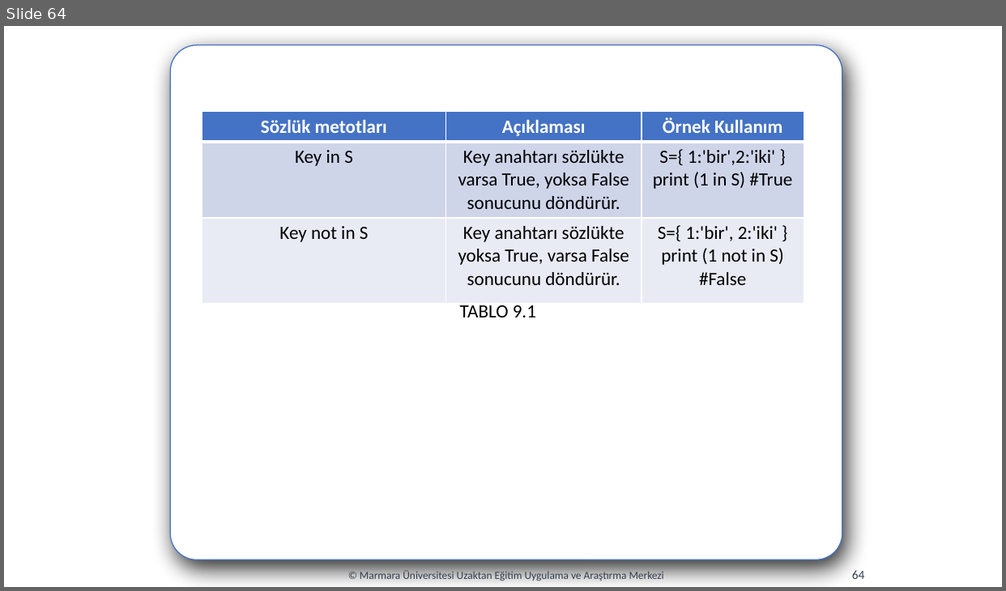
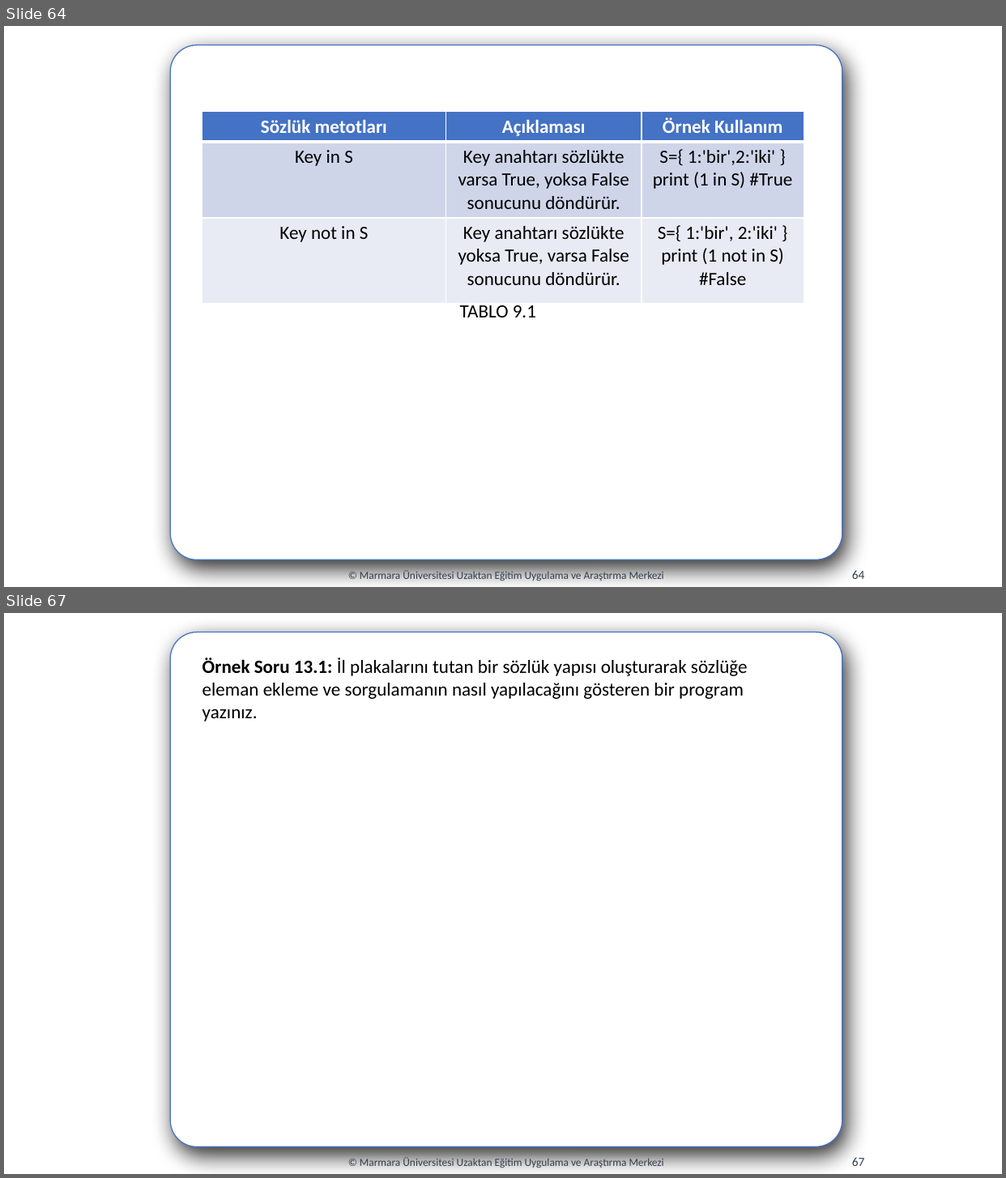
Before and after one commit to codingwithslippers/PythonProject, a slide deck: hafta08/hafta08.pptx. Shown one above the other, each under a label of ours: slide 64 before the commit, slides 64 and 67 after it; the slides between them are not shown. The pictures are 1006x591 and 1006x1178 pixels, drawn with LibreOffice and Linux fonts; fonts in the diff are those of the drawing. Boxes give left, top, right and bottom in pixels: in the first picture for what was removed or moved away, otherwise in the second. Text is boxed around its words. In the diff, an @@ line names an element or a change of style, - is before the commit and + after.

```diff
--- a/hafta08/hafta08.pptx
+++ b/hafta08/hafta08.pptx
@@ slide 67 added at bbox=[4, 613, 1002, 1174], background #FFFFFF @@
@@ rounded rectangle added at bbox=[170, 632, 842, 1148], fill #FFFFFF, outline #4472C4 1 pt @@
@@ text added at bbox=[202, 658, 748, 722], 18 pt, text #000000 @@
+Örnek Soru 13.1: İl plakalarını tutan bir sözlük yapısı oluşturarak sözlüğe eleman ekleme ve sorgulamanın nasıl yapılacağını gösteren bir program yazınız.
@@ text added at bbox=[360, 1157, 664, 1169], 10.5 pt, text #333F50 @@
+© Marmara Üniversitesi Uzaktan Eğitim Uygulama ve Araştırma Merkezi
@@ page number added at bbox=[852, 1157, 865, 1166], 12 pt, text #333F50 @@
+67
```
Also in this commit, not shown: 13 other slides added, 16 other files.
